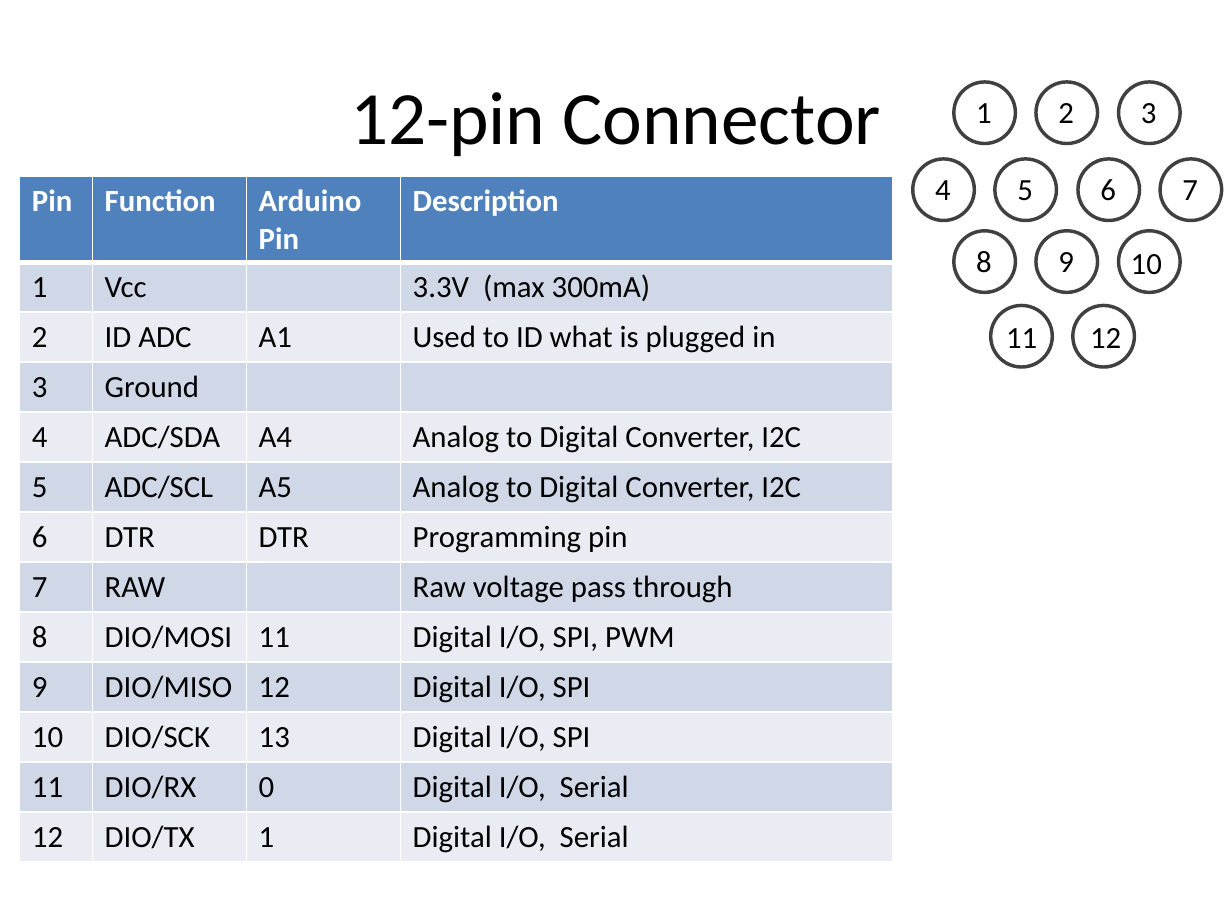
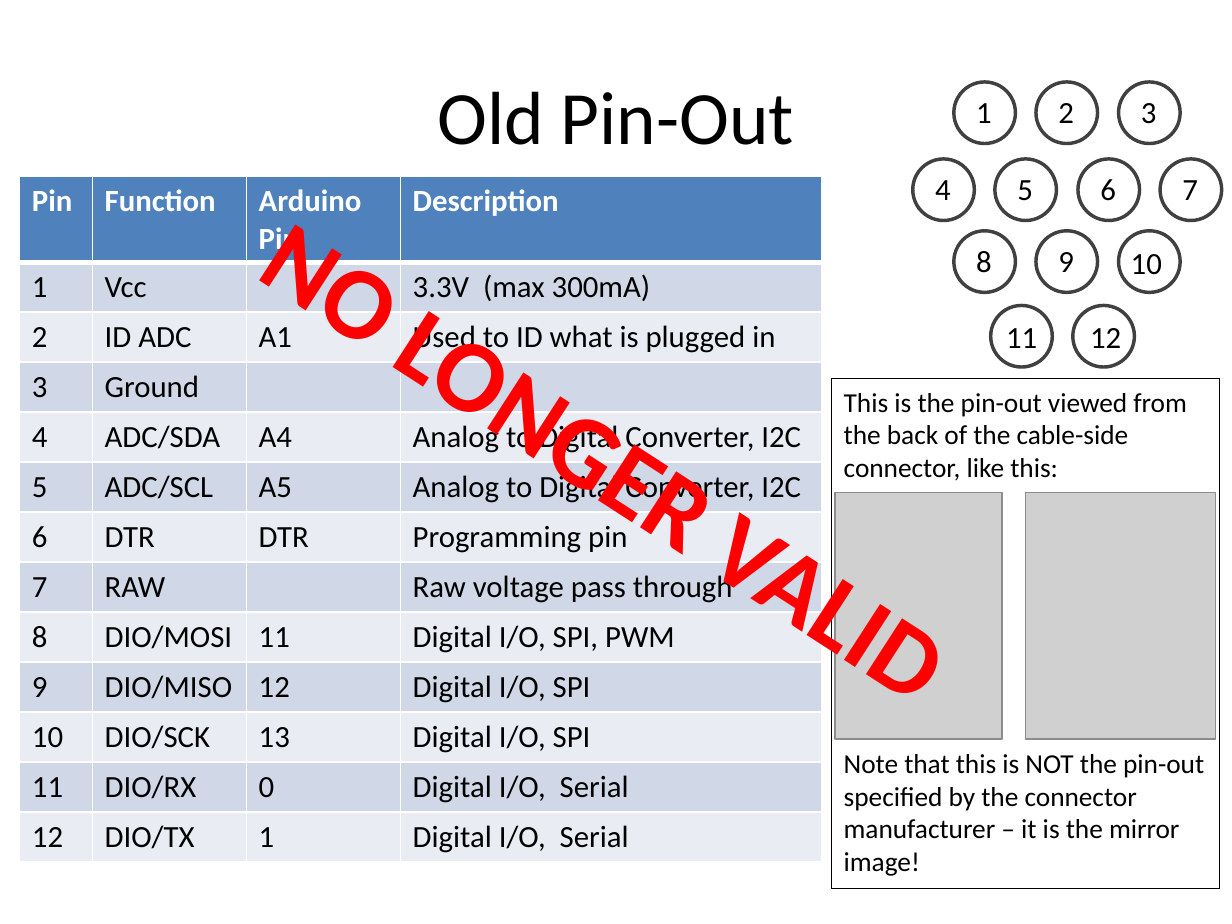
Before and after one commit to anaiman/MeshNodeFirmware, a slide deck: slide 9 of MeshNodeUserManual.pptx (slide 2 before the commit). Drawn at 1232x924 pixels with LibreOffice and Linux fonts; fonts in the diff are those of the drawing; grey boxes stand for pictures. Boxes give left, top, right and bottom in pixels: in the first picture for what was removed or moved away, otherwise in the second. Text is boxed around its words. In the diff, an @@ line names an element or a change of style, - is before the commit and + after.

Commit message:
Fixed 12-pin connector pin-out (changed to manufacturer spec).

```diff
--- a/MeshNodeUserManual.pptx
+++ b/MeshNodeUserManual.pptx
@@ title at (x1=437, y1=91, x2=794, y2=145): text changed @@
-12-pin Connector
+Old Pin-Out
@@ table resized from (x1=20, y1=176, x2=893, y2=862) to (x1=20, y1=176, x2=822, y2=862) @@
@@ text added at (x1=254, y1=196, x2=369, y2=337), 60 pt, text #FF0000, bold @@
+NO LONGER VALID
@@ rectangle added at (x1=832, y1=378, x2=1220, y2=888), fill #FFFFFF, outline #000000 0.75 pt, 16 pt, text #000000 @@
+This is the pin-out viewed from the back of the cable-side connector, like this:
+Note that this is NOT the pin-out specified by the connector manufacturer – it is the mirror image!
@@ picture added at (x1=835, y1=493, x2=1002, y2=739) @@
@@ picture added at (x1=1026, y1=493, x2=1216, y2=739) @@
```
Also in this commit, not shown: 1 other slide changed, 4 slides added.
